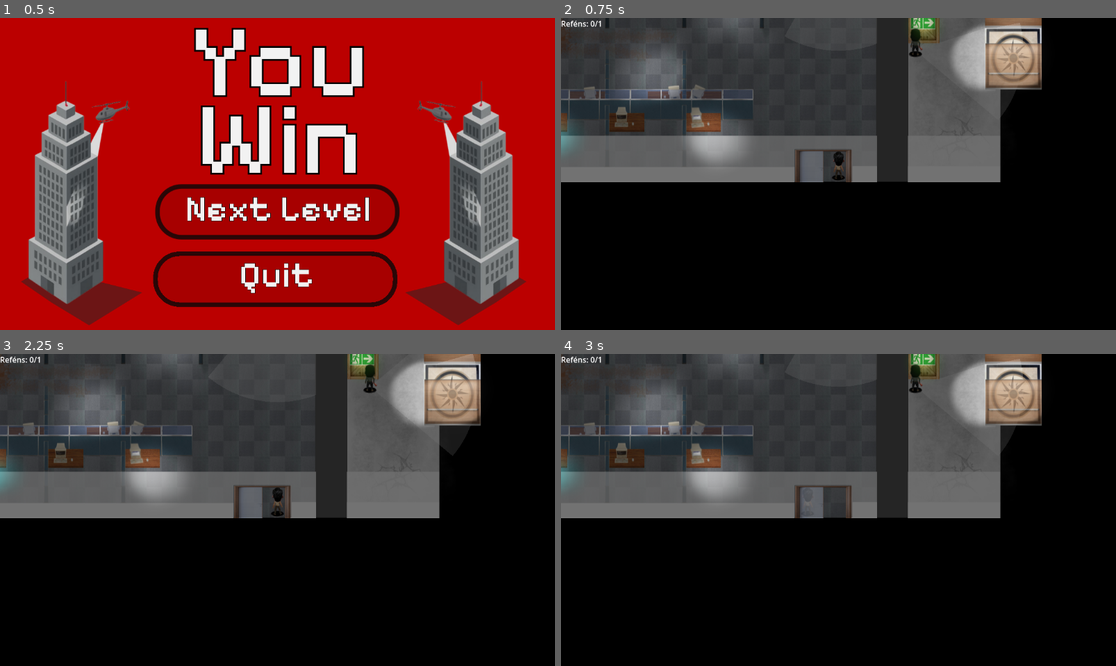
Above: before the commit, frames 1-4 (two rows, left to right).
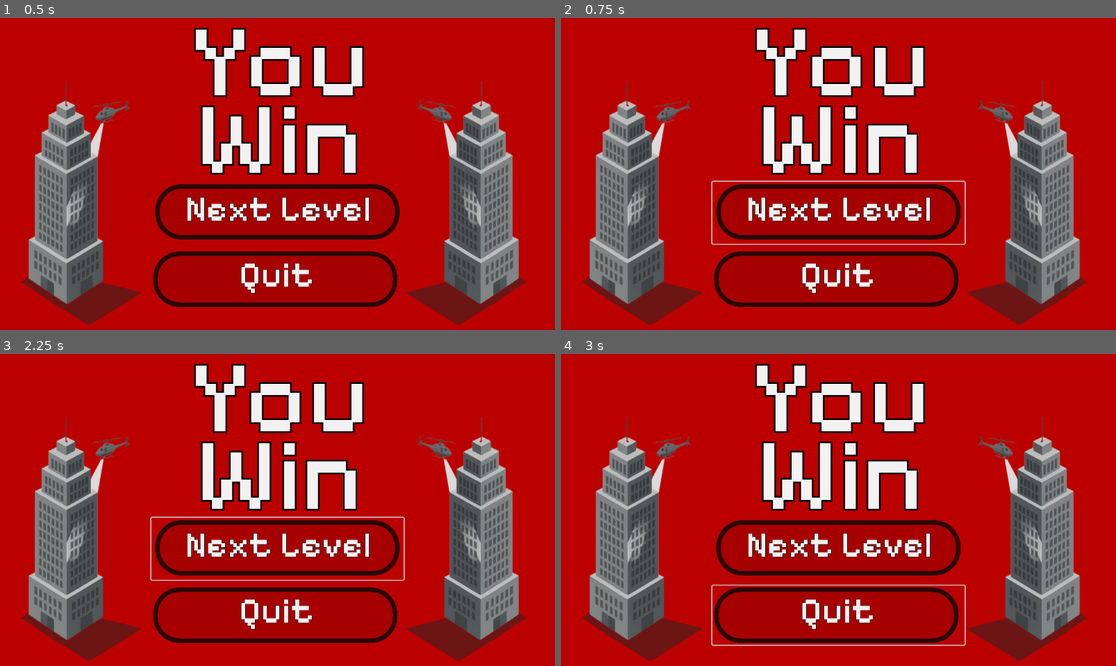
Above: after the commit, the same moments.

Repository: nexcoyocoatl/Projeto_Die_Hard
Game: Godot game, scene res://Screens/you_win.tscn
Same seed, same stepped clock (60 frames per second), same inputs: the game is played once before the commit and once after it. This scene is started directly instead of the project's main scene. The engine's default icon, where the game draws it, is replaced by a stand-in: a white triangle on a blue panel in a dark square.
Inputs (mouse positions are in pixels of both pictures, inside the frame that each line leads up to):
- Up to frame 1 (0.5 s): no input
- Up to frame 2 (0.75 s): click (838, 211) at 0.5 s
- Up to frame 3 (2.25 s): click (277, 547) at 1.27 s; tap Enter at 2 s; hold Right (player_move_right) from 2.03 s (still down)
- Up to frame 4 (3 s): tap R (reset) at 2.75 s; release Right (player_move_right) at 2.78 s; hold Down (player_move_down) from 2.78 s (still down)

Frame 1 is identical in both runs. In frame 2, 99% of the frame differs, in the area x 0-100%, y 0-100%; in frame 3, 99%; in frame 4, 99%.
Error after the commit: Attempt to call function 'call_deferred' in base 'null instance' on a null instance. (res://Screens/you_win.gd:11)

Commit message:
salvar refens resgatados no checkpoint

Diff:
--- a/Levels/level.gd
+++ b/Levels/level.gd
@@ -4,6 +4,10 @@
 var logical_tilemap : TileMapLayer
 var pathfinding_grid : AStarGrid2D = AStarGrid2D.new()
 var player : Player
+var hostage_scene : PackedScene = preload("res://hostage.tscn")
+var hostages_rescued : int = 0
+var total_hostages : int = 0
+@onready var hostage_label = $HUD/HostageLabel
 
 func init_pathgrid():
 	# Pathfinding
@@ -61,8 +65,8 @@
 	remove_child(foregroundNode)
 	add_child(foregroundNode)
 
-	# TODO: Fazer o mesmo com o feedback_layer do NPC, mas pra isso,
-	# esse label precisa estar no level ao invés do NPC pra ser removido e adicionado de novo.
+	call_deferred("count_hostages")
+
 
 func load_checkpoint() -> bool:
 	if player in CheckpointManager.player_checkpoint_positions:
@@ -105,5 +109,34 @@
 				if data.has("feedback_label_visible"):
 					npc.feedback_label.visible = data["feedback_label_visible"]
 
+		for hostage_position in CheckpointManager.hostage_positions.keys():
+			var hostage : Hostage = hostage_scene.instantiate()
+			hostage.add_to_group("Hostages")
+			hostage.position = hostage_position
+			add_child(hostage)
+		hostages_rescued = CheckpointManager.hostages_rescued
+		var hostages = get_tree().get_nodes_in_group("Hostages")
+		for h in hostages:
+			h.rescued.connect(_on_hostage_rescued)
+		update_hostage_ui()
+
 		return true
 	return false
+
+func count_hostages():
+	var hostages = get_tree().get_nodes_in_group("Hostages")
+	for h in hostages:
+		h.rescued.connect(_on_hostage_rescued)
+	total_hostages = hostages.size()
+	hostages_rescued = 0
+	update_hostage_ui()
+
+func _on_hostage_rescued():
+	hostages_rescued += 1
+	update_hostage_ui()
+
+	if (GlobalVariables.DEBUG): print("Refém salvo! Total: ", hostages_rescued)
+
+func update_hostage_ui():
+	if hostage_label:
+		hostage_label.text = "Reféns: " + str(hostages_rescued) + "/" + str(total_hostages)
--- a/Levels/level.tscn
+++ b/Levels/level.tscn
@@ -288,6 +288,13 @@
 position = Vector2(609, 597)
 texture = ExtResource("12_xsqsu")
 
+[node name="HUD" type="CanvasLayer" parent="."]
+
+[node name="HostageLabel" type="Label" parent="HUD"]
+offset_right = 40.0
+offset_bottom = 23.0
+metadata/_edit_use_anchors_ = true
+
 [connection signal="body_entered" from="Checkpoint1" to="Checkpoint1" method="_on_body_entered"]
 [connection signal="body_entered" from="Checkpoint2" to="Checkpoint2" method="_on_body_entered"]
 [connection signal="body_entered" from="Checkpoint3" to="Checkpoint3" method="_on_body_entered"]
--- a/Levels/level_2.tscn
+++ b/Levels/level_2.tscn
@@ -284,6 +284,13 @@
 position = Vector2(609, 597)
 texture = ExtResource("13_fll1h")
 
+[node name="HUD" type="CanvasLayer" parent="."]
+
+[node name="HostageLabel" type="Label" parent="HUD"]
+offset_right = 40.0
+offset_bottom = 23.0
+metadata/_edit_use_anchors_ = true
+
 [connection signal="body_entered" from="Checkpoint1" to="Checkpoint1" method="_on_body_entered"]
 [connection signal="body_entered" from="Checkpoint2" to="Checkpoint2" method="_on_body_entered"]
 [connection signal="body_entered" from="Checkpoint3" to="Checkpoint3" method="_on_body_entered"]
--- a/Screens/you_win.gd
+++ b/Screens/you_win.gd
@@ -7,7 +7,9 @@
 	pass
 
 func _on_next_level_btn_pressed() -> void:
-	get_tree().change_scene_to_file("res://game.tscn")
+	var game = get_tree().root.get_node("Game")
+	game.call_deferred("change_level", "res://Levels/level_2.tscn")
+	self.queue_free()
 
 func _on_quit_btn_pressed() -> void:
 	get_tree().quit()
--- a/checkpoint_manager.gd
+++ b/checkpoint_manager.gd
@@ -2,6 +2,13 @@
 
 var player_checkpoint_positions : Dictionary = {}
 var npc_checkpoint_data : Dictionary = {}
+var hostage_positions : Dictionary = {}
+var hostages_rescued : int = 0
+
+func clear():
+	player_checkpoint_positions.clear()
+	npc_checkpoint_data.clear()
+	hostage_positions.clear()
 
 func save(body : Player, respawn : Vector2) -> bool:
 	for npc : Npc in get_tree().get_nodes_in_group("Npcs"):
@@ -29,6 +36,11 @@
 			"last_player_position" : npc.last_player_position,
 			"feedback_label_visible" : npc.feedback_label.visible
 		}
+
+	for hostage : Hostage in get_tree().get_nodes_in_group("Hostages"):
+		if hostage == null: continue
+		hostage_positions[hostage.position] = hostage.position
+		hostages_rescued = get_tree().get_first_node_in_group("Game").current_scene.hostages_rescued
 	print("Saved")
 	return true
 
--- a/game.gd
+++ b/game.gd
@@ -7,7 +7,6 @@
 @export_group("Scenes")
 @export var game_over_scene: PackedScene
 
-
 var input_direction : Vector2				# Direção de movimento do jogador
 var move_cooldown_timer : float = 0.0		# Timer para realizar o cooldown de movimento
 var awaiting_done_confirmation = 0
@@ -15,11 +14,7 @@
 var player_action_queue = []
 @onready var world_moving : bool = false
 @onready var player : Player
-@onready var hostage_label = get_node_or_null("HUD/HostageLabel")
 var current_scene : Level = null
-
-var hostages_rescued : int = 0
-var total_hostages : int = 0
 
 func _ready() -> void:
 	world_moving = false
@@ -28,11 +23,6 @@
 	player = get_tree().get_nodes_in_group("Player")[0]
 	if player:
 		player.player_died.connect(_on_player_died)
-
-	# ADICIONE ISTO NO FINAL DO _READY:
-	# Conta quantos reféns existem na fase assim que o jogo começa
-	# (Dá um pequeno delay para garantir que todos foram carregados)
-	call_deferred("count_hostages")
 
 # Ativa movimentos pelo input, que funciona por eventos de botões pressionados
 func _input(event: InputEvent) -> void:
@@ -120,12 +110,16 @@
 	get_tree().call_group("Player", "receive_action", player_action_queue.pop_front())
 	get_tree().call_group("Npc", "receive_points")
 
-func goto_scene(path: String):
-	current_scene.free()
-	var new_scene : PackedScene = ResourceLoader.load(path)
+func change_level(path: String):
+	current_scene.queue_free()
+	await get_tree().process_frame
+	var new_scene := load(path)
 	current_scene = new_scene.instantiate()
-	#scene_limit = null # indica a troca de cena
 	add_child(current_scene)
+	await get_tree().process_frame
+	player = get_tree().get_nodes_in_group("Player")[0]
+	if player:
+		player.player_died.connect(_on_player_died)
 
 func _on_player_died():
 	if(GlobalVariables.DEBUG): print("Received death signal. Game over.")
@@ -133,21 +127,3 @@
 		get_tree().root.add_child.call_deferred(game_over_scene.instantiate())
 	else:
 		get_tree().reload_current_scene()
-
-func count_hostages():
-	# Procura todos os nós que estão no grupo "Hostages"
-	var hostages = get_tree().get_nodes_in_group("Hostages")
-	total_hostages = hostages.size()
-	hostages_rescued = 0
-	update_hostage_ui()
-
-# Esta função é chamada pelo hostage.gd quando o jogador pisa nele
-func hostage_rescued():
-	hostages_rescued += 1
-	update_hostage_ui()
-
-	if (GlobalVariables.DEBUG): print("Refém salvo! Total: ", hostages_rescued)
-
-func update_hostage_ui():
-	if hostage_label:
-		hostage_label.text = "Reféns: " + str(hostages_rescued) + "/" + str(total_hostages)
--- a/game.tscn
+++ b/game.tscn
@@ -9,11 +9,4 @@
 script = ExtResource("1_e2o6t")
 game_over_scene = ExtResource("2_feb5d")
 
-[node name="HUD" type="CanvasLayer" parent="."]
-
-[node name="HostageLabel" type="Label" parent="HUD"]
-offset_right = 40.0
-offset_bottom = 23.0
-metadata/_edit_use_anchors_ = true
-
 [node name="Level" parent="." instance=ExtResource("2_e2o6t")]
--- a/hostage.gd
+++ b/hostage.gd
@@ -1,13 +1,16 @@
 extends Area2D
+class_name Hostage
+
+signal rescued
 
 func _ready():
-	body_entered.connect(_on_body_entered)# Conecta o sinal 'body_entered'(avisa quando um corpo físico entrar nesta área).
+	body_entered.connect(_on_body_entered)
 
 func _on_body_entered(body):
 	if body is Player:
-		rescue() # Se for o jogador, chama a função de resgate!
+		rescue()
 
 func rescue():
 	if(GlobalVariables.DEBUG): print("Refém resgatado!")
-	get_tree().call_group("Game", "hostage_rescued") # Avisa o grupo "Game" que um resgate aconteceu.
-	queue_free() # O refém já foi salvo, então ele desaparece do mapa.
+	emit_signal("rescued")
+	queue_free()
Binary file removed: Characters/hostage.png
Not shown: 1 places in Characters/player.tscn that only renumber resources
Not shown: 1 places in Levels/level.tscn that only renumber resources
Not shown, changed: Textures/Tiles/tile_collision.svg.import
Not shown, changed: Textures/Tiles/tile_logico.svg.import
Not shown, changed: Textures/Tiles/tile_logico_old.svg.import
Not shown, changed: Textures/cone of vision.png.import
Not shown, changed: icon.svg.import
